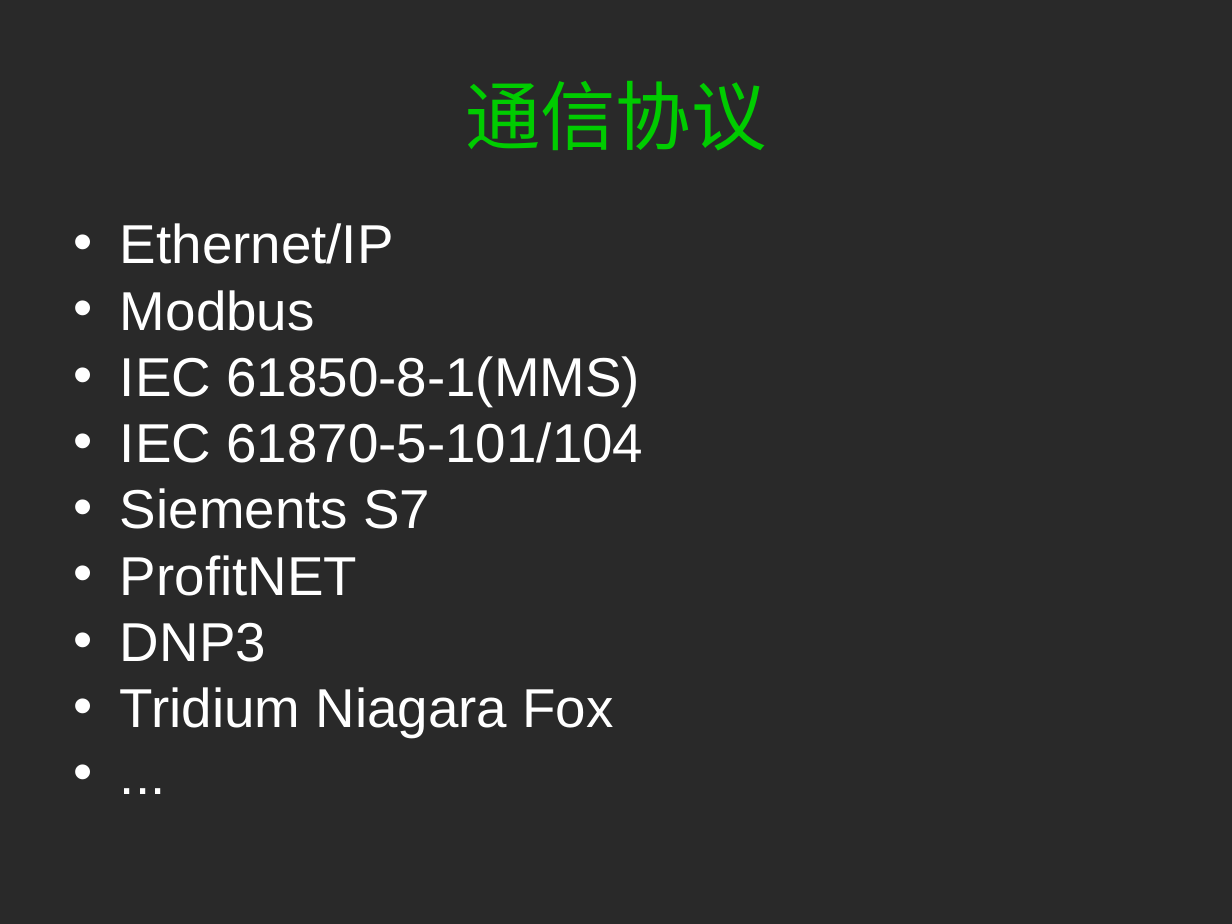
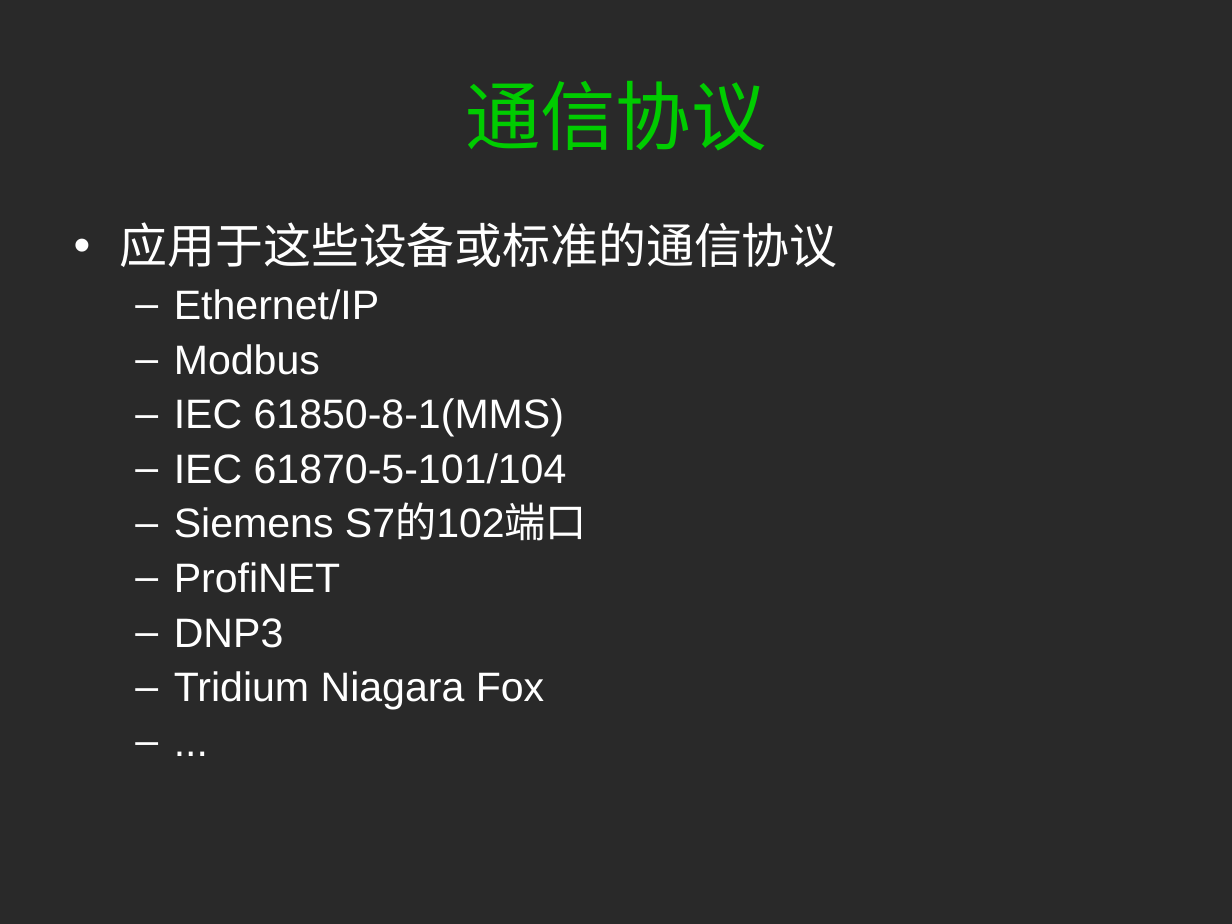
Before and after one commit to evilcos/papers, a slide deck: slide 6 of 网络空间工控设备的发现与入侵.ppt. Drawn at 1232x924 pixels with LibreOffice and Linux fonts; fonts in the diff are those of the drawing; background and template pictures are left out. Boxes give left, top, right and bottom in pixels: in the first picture for what was removed or moved away, otherwise in the second. Text is boxed around its words. In the diff, an @@ line names an element or a change of style, - is before the commit and + after.

Commit message:
update some bugs

```diff
--- a/网络空间工控设备的发现与入侵.ppt
+++ b/网络空间工控设备的发现与入侵.ppt
@@ text at (120, 222, 838, 267): paragraph added @@
+• 应用于这些设备或标准的通信协议
@@ text at (174, 289, 567, 710): size 32 to 24 pt in "Ethernet/IP", "Modbus", "IEC 61850-8-1(MMS)", "IEC 61870-5-101/104" and 3 more places; bullet • to –; list level 1 to 2 in "Ethernet/IP"; line spacing 0.8 to 0.9; list level 1 to 2 in "Modbus"; list level 1 to 2 in "IEC 61850-8-1(MMS)"; list level 1 to 2 in "IEC 61870-5-101/104"; list level 1 to 2 in "DNP3"; list level 1 to 2 in "Tridium Niagara Fox"; list level 1 to 2 in "..." @@
@@ text at (174, 505, 587, 593): text changed; size 32 to 24 pt @@
-• Siements S7
-• ProfitNET
+  – Siemens S7的102端口
+  – ProfiNET
```
